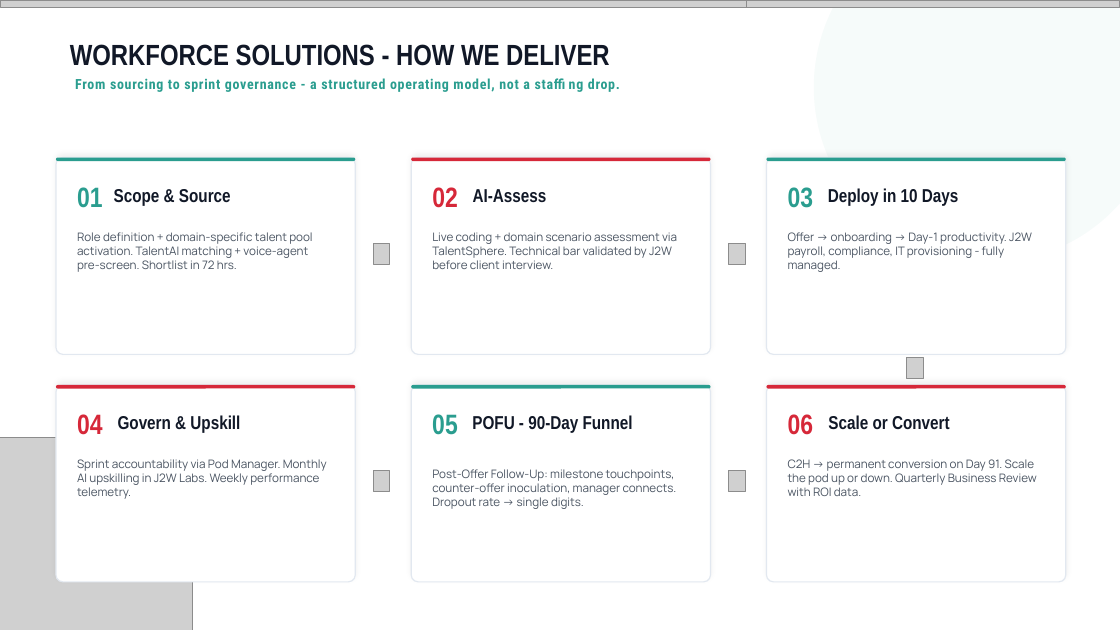
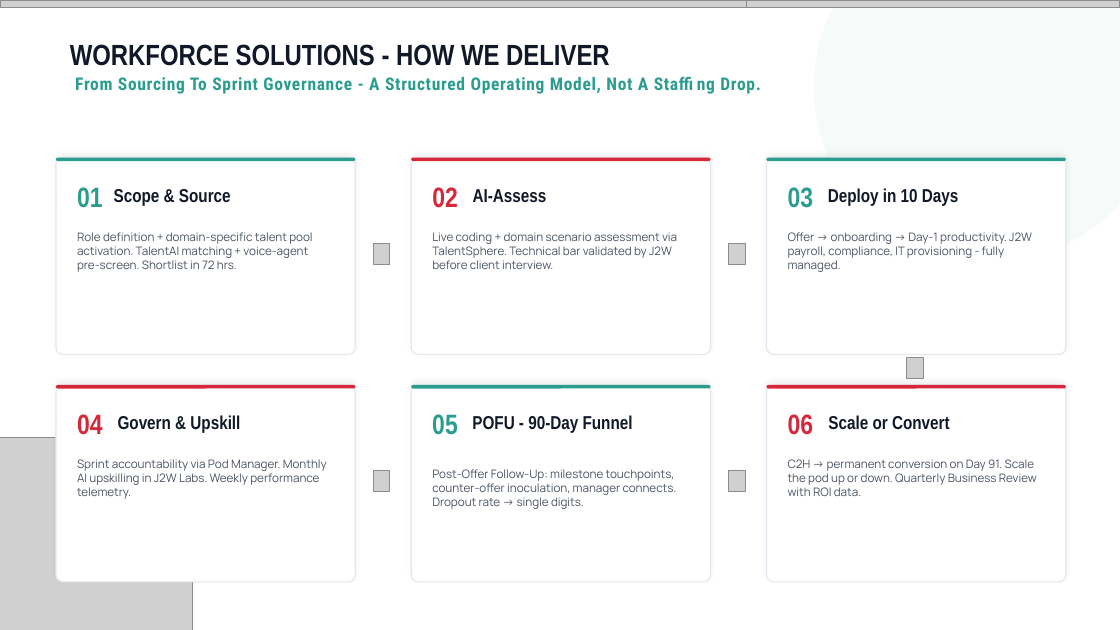
Before and after one commit to athu07/Deck-Engine, a slide deck: slide 15 of data/decks/WORKING_COPY_Master_Deck.pptx (slide 11 before the commit). Drawn at 1120x630 pixels with LibreOffice and Linux fonts; fonts in the diff are those of the drawing; grey boxes stand for pictures; background and template pictures are left out. Boxes give left, top, right and bottom in pixels: in the first picture for what was removed or moved away, otherwise in the second. Text is boxed around its words. In the diff, an @@ line names an element or a change of style, - is before the commit and + after.

```diff
--- a/data/decks/WORKING_COPY_Master_Deck.pptx
+++ b/data/decks/WORKING_COPY_Master_Deck.pptx
@@ text at bbox=[75, 77, 761, 94]: text changed; size 12 to 15 pt @@
-From sourcing to sprint governance - a structured operating model, not a staffing drop.
+From Sourcing To Sprint Governance - A Structured Operating Model, Not A Staffing Drop.
```
Also in this commit, not shown: 13 other slides changed, 17 slides added, 116 slides removed, 30 other files.
